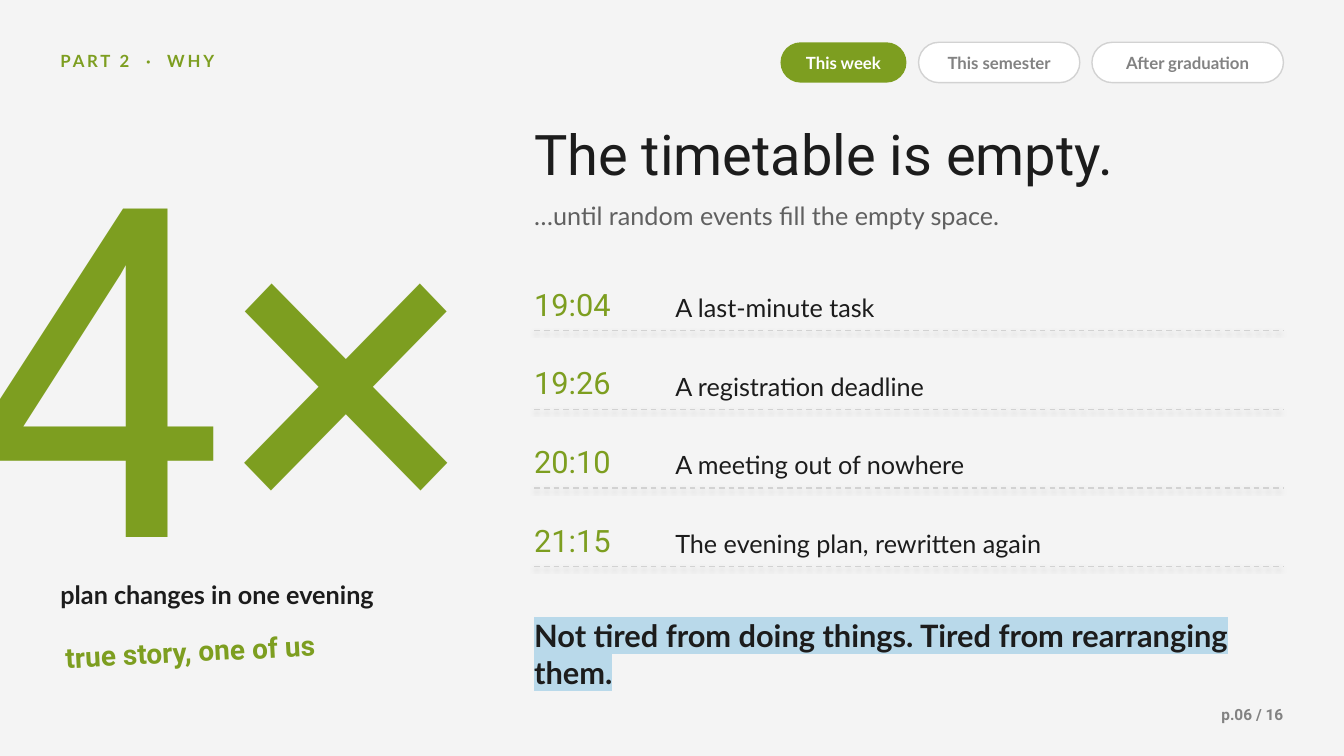
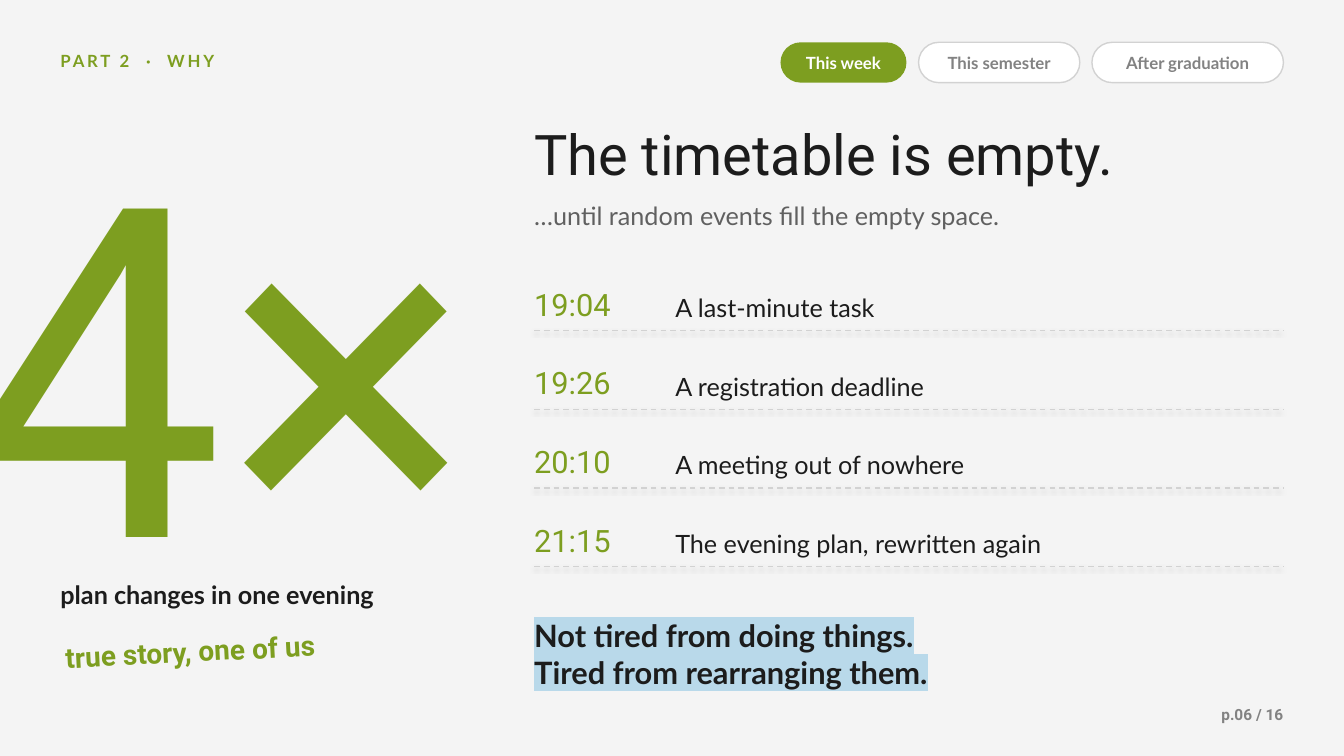
Before and after one commit to Kyson-CCHEN/English-presentation, a slide deck: slide 6 of Planning_Is_the_Pressure.pptx. Drawn at 1344x756 pixels with LibreOffice and Linux fonts; fonts in the diff are those of the drawing; background and template pictures are left out. Boxes give left, top, right and bottom in pixels: in the first picture for what was removed or moved away, otherwise in the second. Text is boxed around its words. In the diff, an @@ line names an element or a change of style, - is before the commit and + after.

```diff
--- a/Planning_Is_the_Pressure.pptx
+++ b/Planning_Is_the_Pressure.pptx
@@ text at (x1=534, y1=624, x2=927, y2=690): text changed @@
-Not tired from doing things. Tired from rearranging them.
+Not tired from doing things.
+Tired from rearranging them.
```
Also in this commit, not shown: 6 other slides changed.
